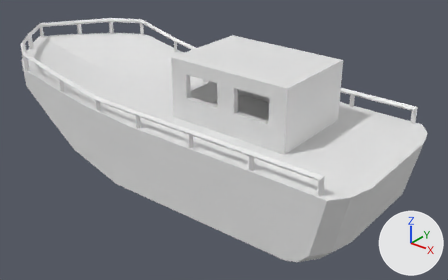
Before and after pictures for a commit that changed the Blender file environment/Boat.blend.
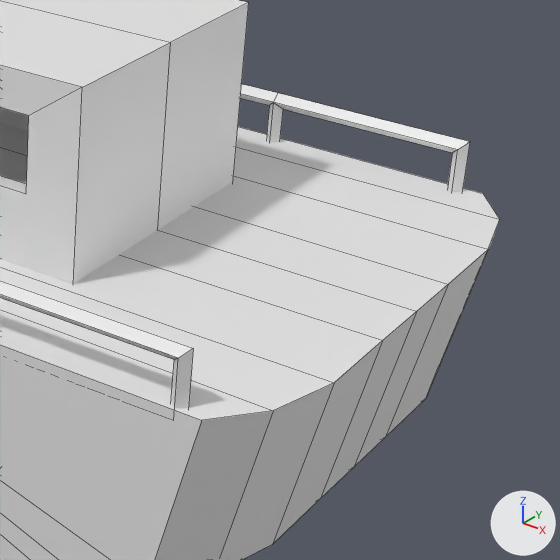
There are two pictures of each version: one whole from a 50 mm lens placed at (3.75, -4.35, 2.1), pointed at (0.17, 0.12, -0.67), one close up on the part from 58% to 100% of the width and 21% to 88% of the height. Arrows for +X, +Y and +Z are at lower right; the lights stay in place. The older version's two pictures come first. The close-ups show mesh edges as thin lines.

The first close-up shows 'Boat-col', 'Cube-col', 'Hut-col'.
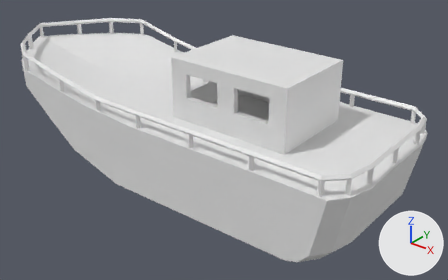
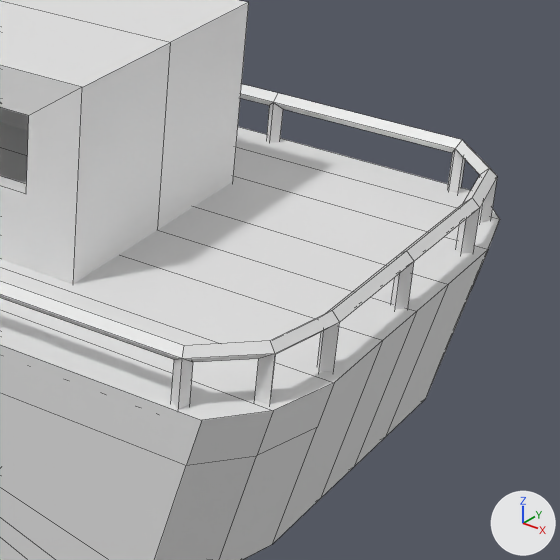
Commit message: Boat improvements

Edits to the bpy script that builds the scene:
```text
Add mat_side2:
    mat_side2 = principled_material('Side2')
    mat_side2.base_color = (0.8, 0.8, 0.8)  # white #e7e7e7
Add mat_side:
    mat_side = principled_material('Side')
    mat_side.base_color = (0.8, 0.8, 0.8)  # white #e7e7e7
Add mat_surface:
    mat_surface = principled_material('Surface')
    mat_surface.base_color = (0.8, 0.8, 0.8)  # white #e7e7e7
Change me_plane:
    used by ob_boat_col; location = (0.0, 0.0, 0.0)
    remove me_plane.from_pydata(...)  # 70 vertices, 65 faces; spans x -2.6..2.09, y -0.86..0.0, z -0.95..-0.06
    add me_plane.from_pydata(...)  # 79 vertices, 73 faces; spans x -2.6..2.09, y -0.86..0.0, z -0.95..-0.06
    me_plane part 1
    11 faces are deleted
    9 vertices are added at x -1.32..2.06, y -0.86..-0.49, z -0.41..-0.31
    13 new faces join them, mat_side (white #e7e7e7)
    6 new faces join them, mat_side2 (white #e7e7e7)
    add me_plane.materials.append(mat_side)  # white #e7e7e7
    add me_plane.materials.append(mat_surface)  # white #e7e7e7
    add me_plane.materials.append(mat_side2)  # white #e7e7e7
Change me_cube_001:
    used by ob_cube_col; location = (0.0, 0.0, 0.0)
    verts and faces of me_cube_001; kept vertices keep their numbers, new ones are numbered from 20
    before: 14 (1.84, -0.83, -0.3), 15 (1.84, -0.83, -0.12)
    remove me_cube_001.from_pydata(...)  # 20 vertices, 9 faces; spans x -2.56..1.84, y -0.83..0.0, z -0.3..0.11
    add me_cube_001.from_pydata(...)  # 26 vertices, 12 faces; spans x -2.56..2.04, y -0.83..0.0, z -0.3..0.11
    me_cube_001 part 2
    add verts[20] = (1.99, -0.67, -0.3)
    add verts[21] = (2.04, -0.44, -0.3)
    add verts[22] = (2.04, 0.0, -0.3)
    add for new, old in zip([23, 24, 25], [20, 21, 22]): verts[new] = verts[old] + (0.0, 0.0, 0.18)
    add faces += [(14, 20, 23, 15), (20, 21, 24, 23), (21, 22, 25, 24)]
```

Pixel boxes [x1, y1, x2, y2] of what changed, in the close-ups (560 x 560 px):
'Cube-col', reshaped: before [0, 84, 470, 409]; after [0, 84, 497, 410]
part 1 of me_plane, reshaped: [0, 250, 488, 560] in both
part 2 of me_cube_001, added: after [178, 140, 497, 410]
